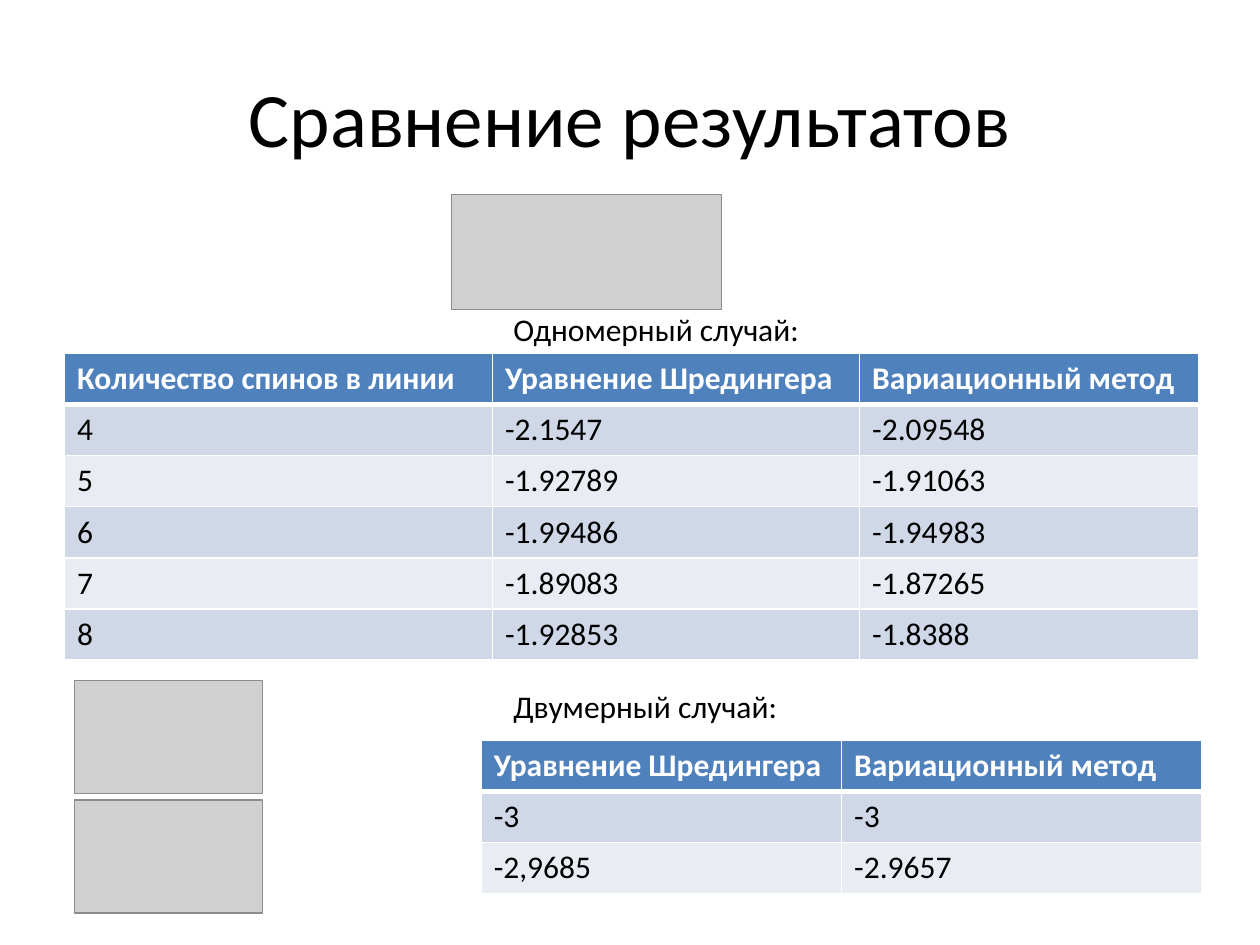
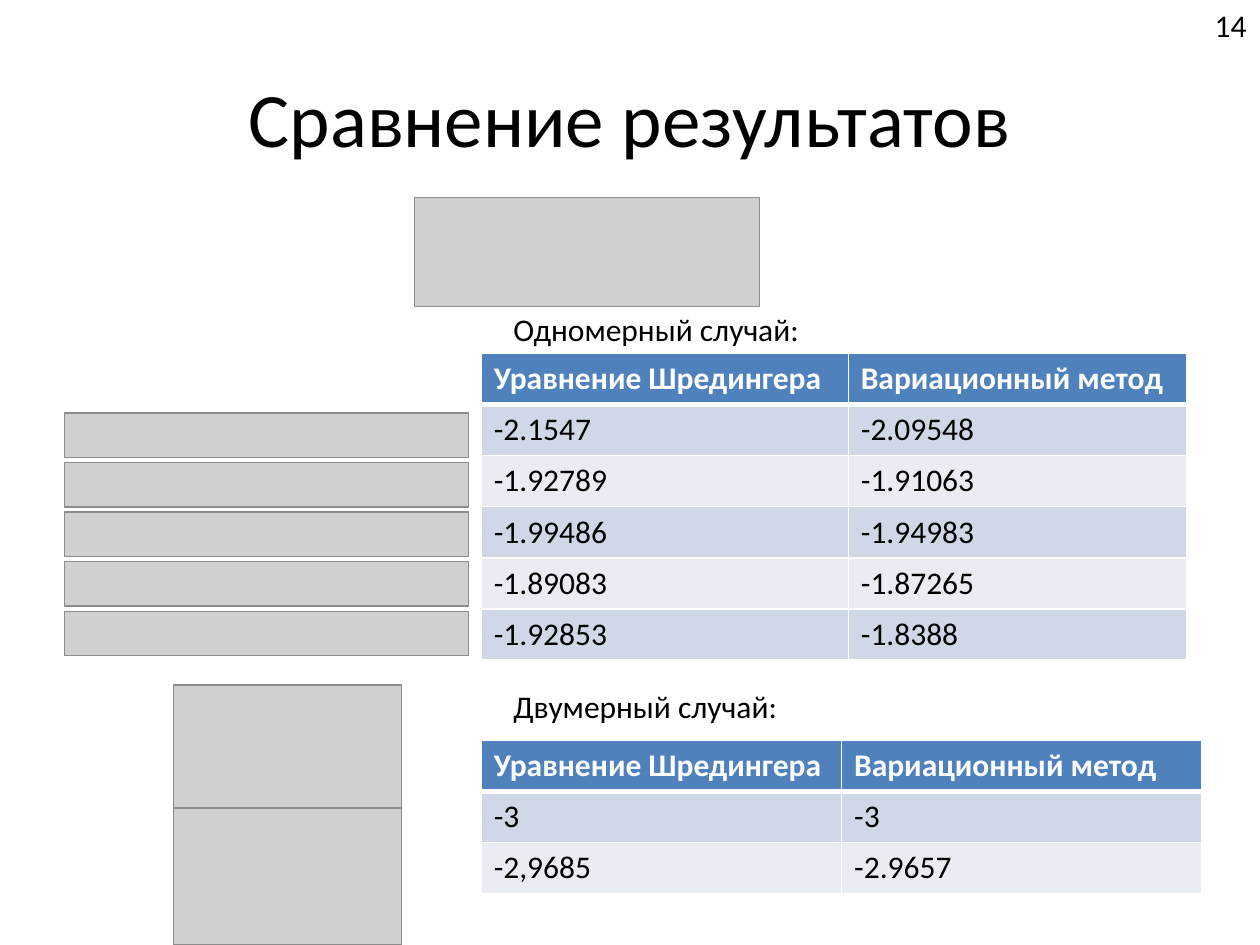
Before and after one commit to FeelUsM/zadrotstvo1, a slide deck: slide 14 of LaTeX-поделки/Системы спинов 1.pptx. Drawn at 1260x945 pixels with LibreOffice and Linux fonts; fonts in the diff are those of the drawing; grey boxes stand for pictures. Boxes give left, top, right and bottom in pixels: in the first picture for what was removed or moved away, otherwise in the second. Text is boxed around its words. In the diff, an @@ line names an element or a change of style, - is before the commit and + after.

```diff
--- a/LaTeX-поделки/Системы спинов 1.pptx
+++ b/LaTeX-поделки/Системы спинов 1.pptx
@@ page number added at [1215,16,1247,37], 18 pt, text #000000 @@
+14
@@ picture: place and size @@
-picture at [451,195,722,310]
+picture at [415,198,760,307]
@@ table at [481,354,1187,660] @@
-column 1: Количество спинов в линии | 4 | 5 | 6 | 7 | 8
@@ table: place and size @@
-table at [64,354,1198,660]
+table at [481,354,1187,660]
@@ picture added at [64,413,469,457] @@
@@ picture added at [64,462,469,507] @@
@@ picture added at [64,512,469,556] @@
@@ picture added at [64,562,469,606] @@
@@ picture added at [64,611,469,655] @@
@@ picture: place and size @@
-picture at [74,680,263,794]
+picture at [174,685,402,823]
@@ picture: place and size @@
-picture at [74,800,263,914]
+picture at [174,808,402,945]
```
Also in this commit, not shown: 11 other slides changed, 4 slides added, 4 slides removed.
